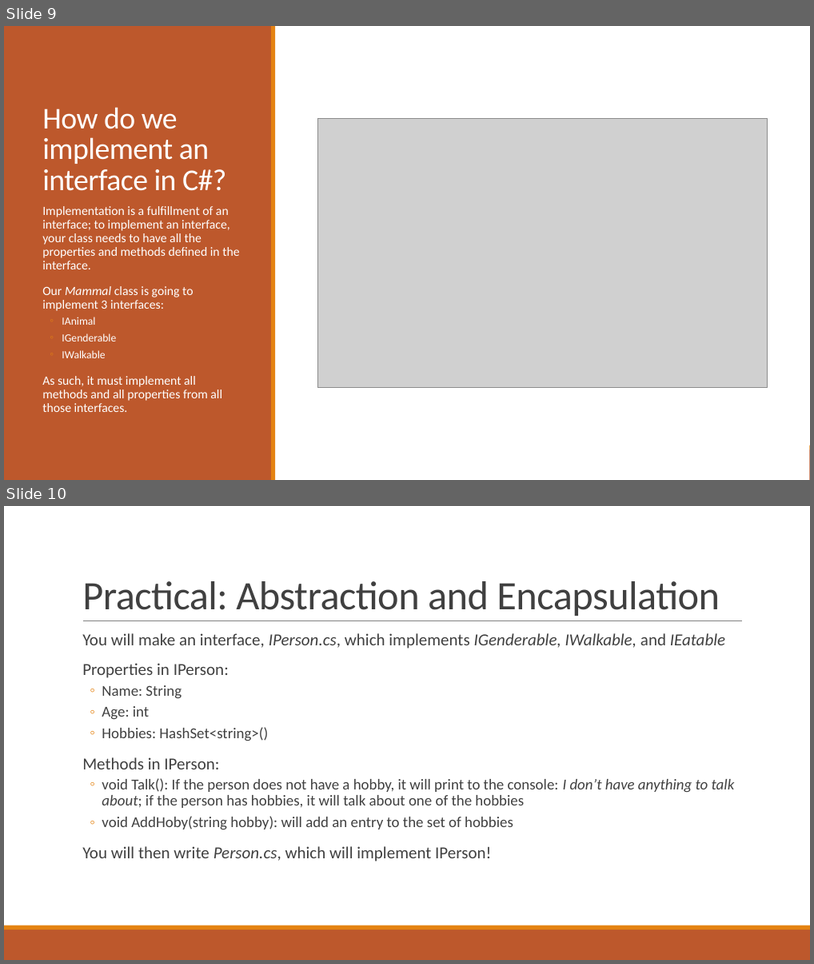
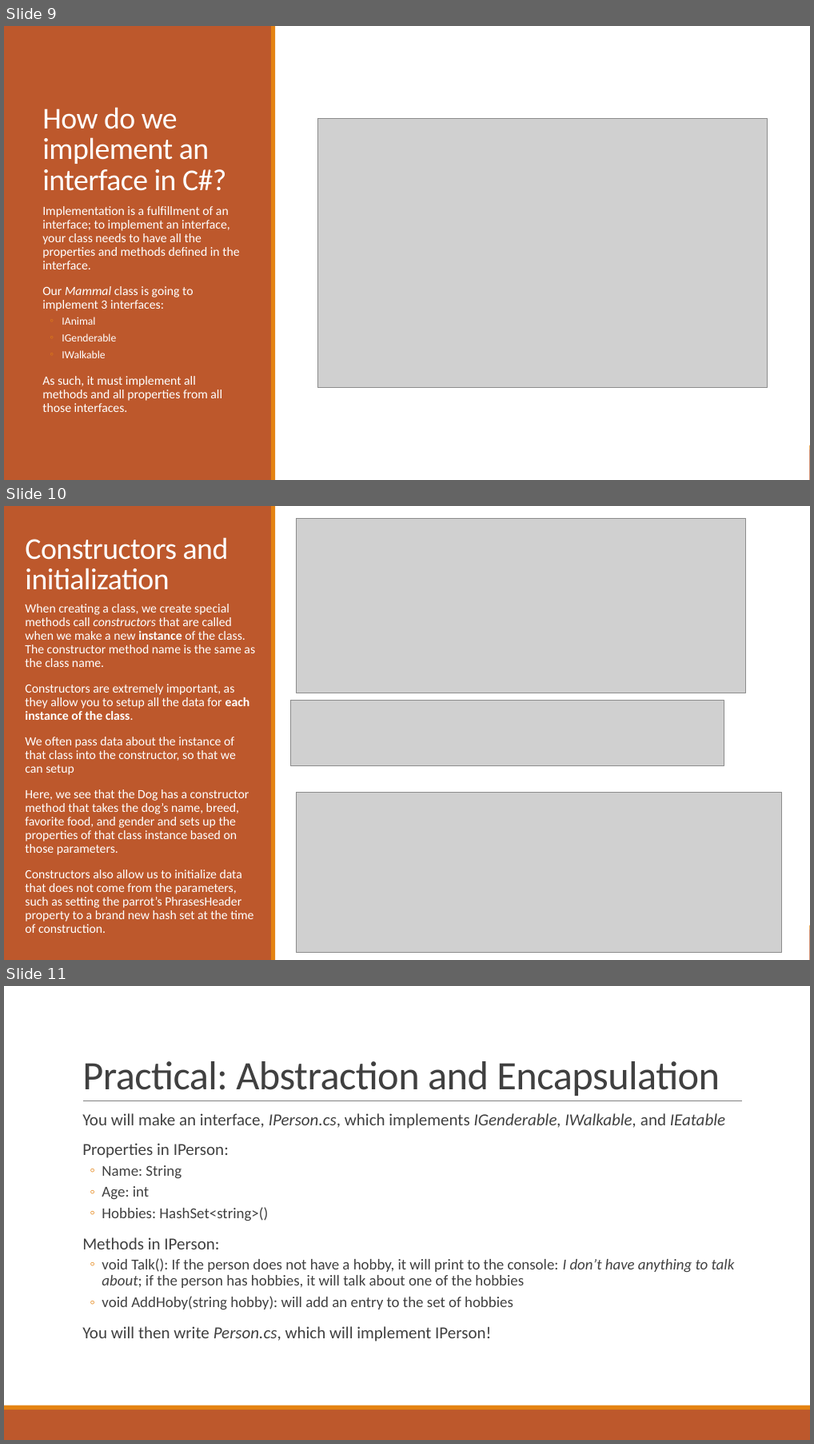
Before and after one commit to Troy-Web-Consulting/twc-training-oop-fundamentals, a slide deck: presentation.pptx. Shown one above the other, each under a label of ours: slides 9 and 10 before the commit, slides 9, 10 and 11 after it. The pictures are 814x964 and 814x1444 pixels, drawn with LibreOffice and Linux fonts; fonts in the diff are those of the drawing; grey boxes stand for pictures. Boxes give left, top, right and bottom in pixels: in the first picture for what was removed or moved away, otherwise in the second. Text is boxed around its words. In the diff, an @@ line names an element or a change of style, - is before the commit and + after.

Commit message:
Updates to parrot constructor and presentation to explain constructors

```diff
--- a/presentation.pptx
+++ b/presentation.pptx
@@ slide 10 added at (x1=4, y1=506, x2=810, y2=960), background #FFFFFF; not listed: 2 template elements that a slide beside it also shows @@
@@ rectangle added at (x1=4, y1=506, x2=810, y2=960), fill #FFFFFF @@
@@ rectangle added at (x1=4, y1=506, x2=272, y2=960), fill #BD582C @@
@@ rectangle added at (x1=271, y1=506, x2=276, y2=960), fill #E48312 @@
@@ picture added at (x1=297, y1=519, x2=746, y2=693) @@
@@ title added at (x1=25, y1=537, x2=229, y2=590), 36 pt, text #FFFFFF @@
+Constructors and initialization
@@ text added at (x1=25, y1=604, x2=255, y2=932), 15 pt, text #FFFFFF @@
+  When creating a class, we create special methods call constructors that are called when we make a new instance of the class. The constructor method name is the same as the class name.
+  Constructors are extremely important, as they allow you to setup all the data for each instance of the class.
+  We often pass data about the instance of that class into the constructor, so that we can setup
+  Here, we see that the Dog has a constructor method that takes the dog’s name, breed, favorite food, and gender and sets up the properties of that class instance based on those parameters.
+  Constructors also allow us to initialize data that does not come from the parameters, such as setting the parrot’s PhrasesHeader property to a brand new hash set at the time of construction.
@@ picture added at (x1=290, y1=700, x2=725, y2=765) @@
@@ picture added at (x1=297, y1=792, x2=782, y2=952) @@
@@ what was slide 10 is now slide 11 @@
```
Also in this commit, not shown: 2 other files.
